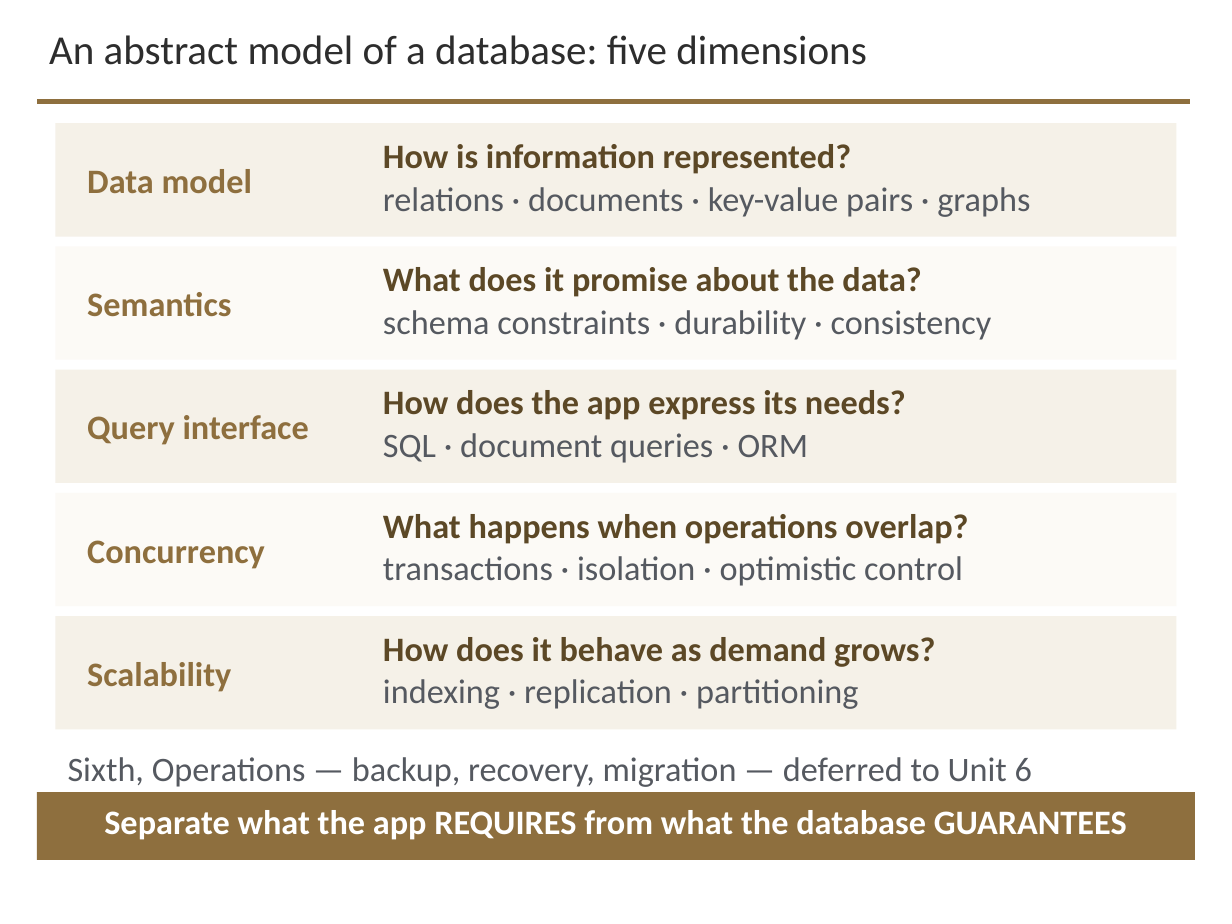
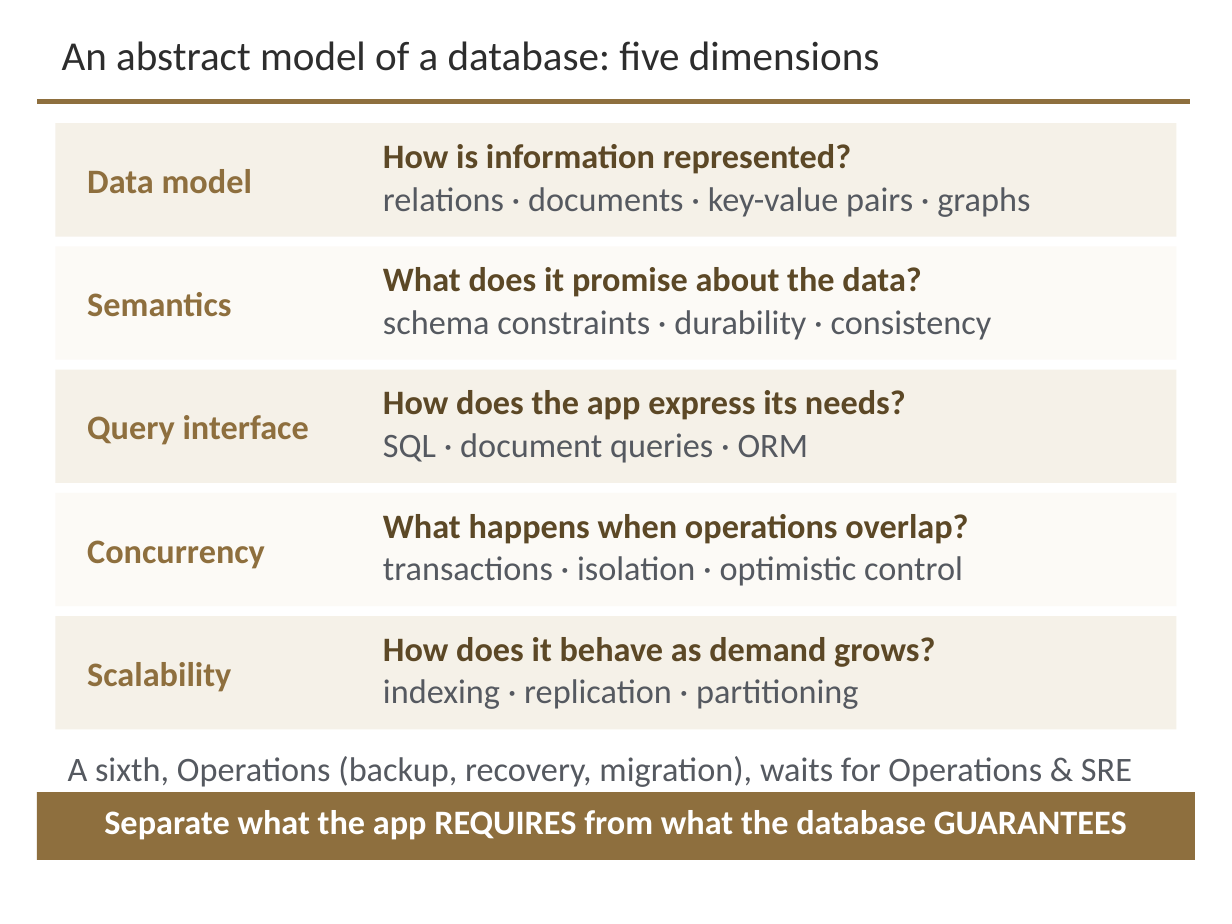
Before and after one commit to davisjam/model-based-agentic-software-engineering, a slide deck: slide 5 of course/lectures/act-3-software-in-the-world/02-compute-environments-and-data-management/3-2-Data-Management.pptx (slide 4 before the commit). Drawn at 1232x924 pixels with LibreOffice and Linux fonts; fonts in the diff are those of the drawing; background and template pictures are left out. Boxes give left, top, right and bottom in pixels: in the first picture for what was removed or moved away, otherwise in the second. Text is boxed around its words. In the diff, an @@ line names an element or a change of style, - is before the commit and + after.

```diff
--- a/course/lectures/act-3-software-in-the-world/02-compute-environments-and-data-management/3-2-Data-Management.pptx
+++ b/course/lectures/act-3-software-in-the-world/02-compute-environments-and-data-management/3-2-Data-Management.pptx
@@ title "An abstract model of a ..." at (62, 41, 879, 71): line spacing 1 to 0.9; vertical alignment top to middle @@
@@ text at (68, 756, 1132, 787): text changed @@
-Sixth, Operations — backup, recovery, migration — deferred to Unit 6
+A sixth, Operations (backup, recovery, migration), waits for Operations & SRE
```
Also in this commit, not shown: 26 other slides changed, 1 slide added.
